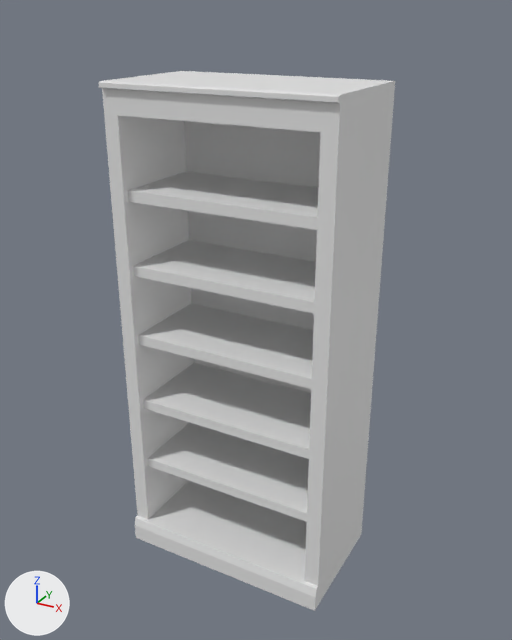
One commit to the FBX model gj-vln-2020/Assets/Toon Furniture/Models/BookCase_2.fbx: the scene before it, then after it.
One viewpoint serves both versions: a camera (50 mm lens) standing at (2.36, -4.28, 4.1) and looking at (0.04, -0.05, 1.99). The axes (+X, +Y, +Z) are drawn at lower left. The lights are the same throughout. Materials are left out; every surface is plain grey.

The scene before the commit, as lines of its bpy script (objects in view):
```python
me_cube = bpy.data.meshes.new('Cube')
me_cube.from_pydata(...)  # 86 vertices, 63 faces; spans x -1.61..1.61, y -0.92..0.58, z 0.0..5.78
me_cube.materials.append(mat_material)
ob_cube = bpy.data.objects.new('Cube', me_cube)
ob_cube.location = (0.0, 0.0, 0.0)
ob_cube.scale = (0.513, 0.636, 0.636)
```
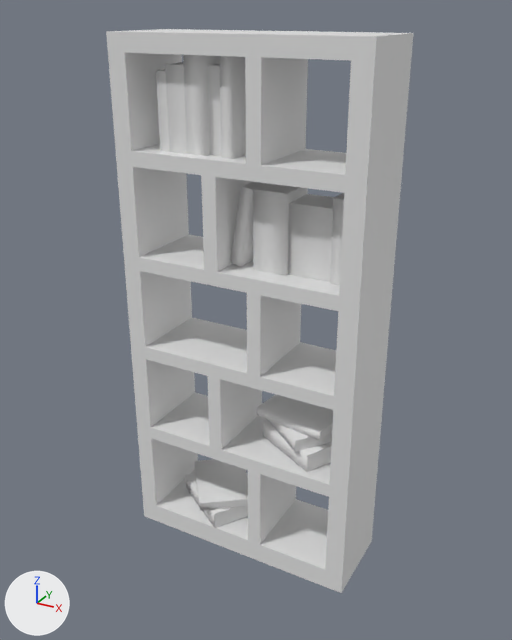
Patch to the scene script:
```diff
--- a/gj-vln-2020/Assets/Toon Furniture/Models/BookCase_2.fbx.py
+++ b/gj-vln-2020/Assets/Toon Furniture/Models/BookCase_2.fbx.py
@@ me_cube @@
 # used by ob_cube; location = (0.0, 0.0, 0.0); scale = (0.513, 0.636, 0.636)
-me_cube.from_pydata(...)  # 86 vertices, 63 faces; spans x -1.61..1.61, y -0.92..0.58, z 0.0..5.78
+me_cube.from_pydata(...)  # 209 vertices, 131 faces; spans x -1.86..1.86, y -0.72..0.87, z 0.0..7.89
+# me_cube part 1: a new loose piece, a box spanning x -0.8..-0.49, y -0.46..0.31, z 6.34..7.62
+# me_cube part 2: a new loose piece, a box spanning x 1.3..1.55, y -0.31..0.31, z 4.82..5.97
+# me_cube part 3: the loose piece of 46 vertices spanning x -1.61..1.61, y -0.92..0.58, z 0.0..5.78 is rebuilt with 16 vertices and now spans x -1.86..1.86, y -0.66..0.66, z 0.0..7.89
+# me_cube part 4: the loose piece of 8 vertices spanning x -1.4..1.4, y -0.78..0.34, z 4.54..4.66 is rebuilt with 8 vertices and now spans x -1.58..1.58, y -0.66..0.66, z 4.61..4.82
+# me_cube part 5: the loose piece of 8 vertices spanning x -1.4..1.4, y -0.78..0.34, z 3.68..3.8 is deleted
+# me_cube part 6: the loose piece of 8 vertices spanning x -1.4..1.4, y -0.78..0.34, z 1.11..1.23 is deleted
+# me_cube part 7: the loose piece of 8 vertices spanning x -1.4..1.4, y -0.78..0.34, z 2.83..2.95 is deleted
+# me_cube part 8
+# 8 vertices are removed from x -1.4..1.4, y -0.78..0.34, z 1.96..2.08
+# 3 faces are deleted
+# 105 vertices are added at x -1.58..1.58, y -0.72..0.87, z 0.34..7.69
+# 32 new vertices lie (0.0, 1.32, 0.0) away from vertices in x -1.58..1.58, y -0.66, z 0.34..7.63
+# 11 new vertices lie (0.0, 0.77, 0.0) away from vertices in x -1.24..-0.07, y -0.46, z 6.34..7.69
+# 8 new vertices lie (0.0, 0.63, 0.0) away from vertices in x -0.22..0.66, y -0.32, z 4.82..5.98
+# 7 new vertices lie (0.48, 0.73, 0.0) away from vertices in x -1.4..-0.39, y -0.67..-0.01, z 0.34..0.62
+# 6 new vertices lie (0.0, 0.0, 0.14) away from vertices in x -1.37..0.06, y -0.72..0.77, z 0.64
+# 99 new faces join them
@@ ob_cube @@
 ob_cube.location = (0.0, 0.0, 0.0)
-ob_cube.scale = (0.513, 0.636, 0.636)
+ob_cube.scale = (0.502, 0.502, 0.502)
```

Changed parts and their boxes (x1, y1, x2, y2) in the pictures (512 x 640 px):
'Cube', reshaped, rescaled: before (98, 71, 395, 611); after (106, 29, 414, 593)
part 1 of me_cube, added: after (183, 55, 220, 156)
part 2 of me_cube, added: after (330, 193, 344, 285)
part 3 of me_cube, rebuilt: before (98, 71, 395, 611); after (106, 29, 414, 593)
part 4 of me_cube, rebuilt (28% taller): before (128, 171, 318, 230); after (139, 235, 340, 311)
part 5 of me_cube, deleted: before (133, 240, 316, 313)
part 6 of me_cube, deleted: before (147, 423, 309, 522)
part 7 of me_cube, deleted: before (138, 303, 313, 389)
part 8 of me_cube, built on: before (143, 363, 311, 459); after (132, 56, 346, 545)
